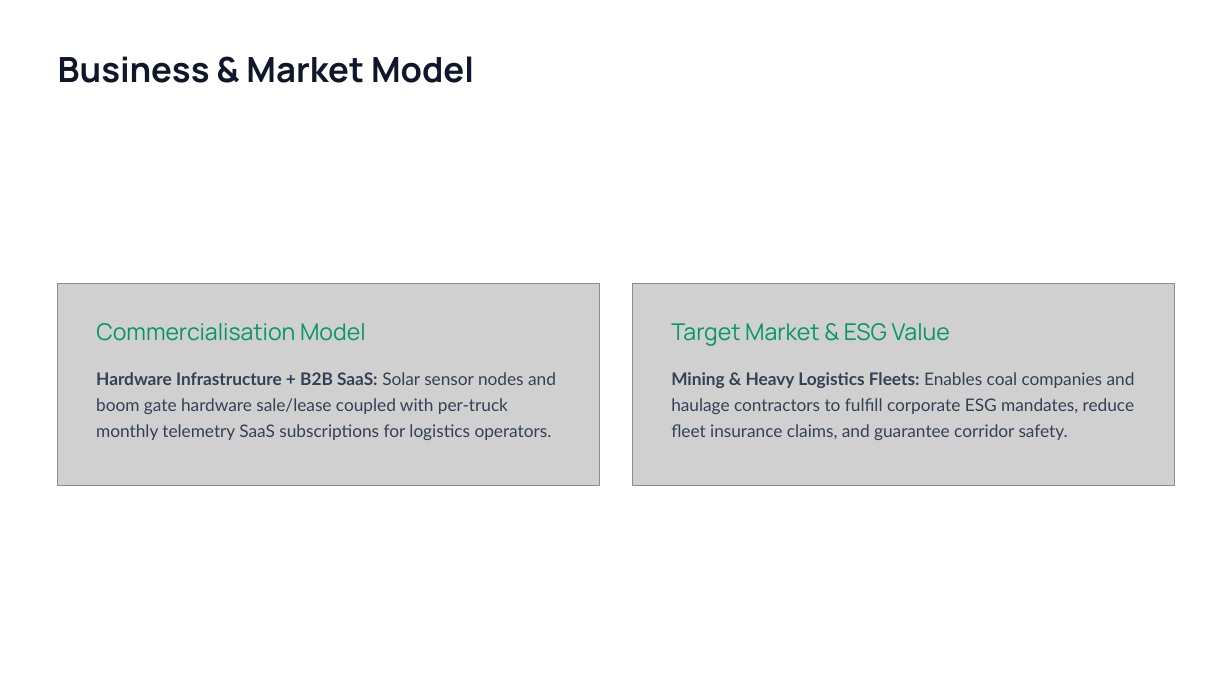
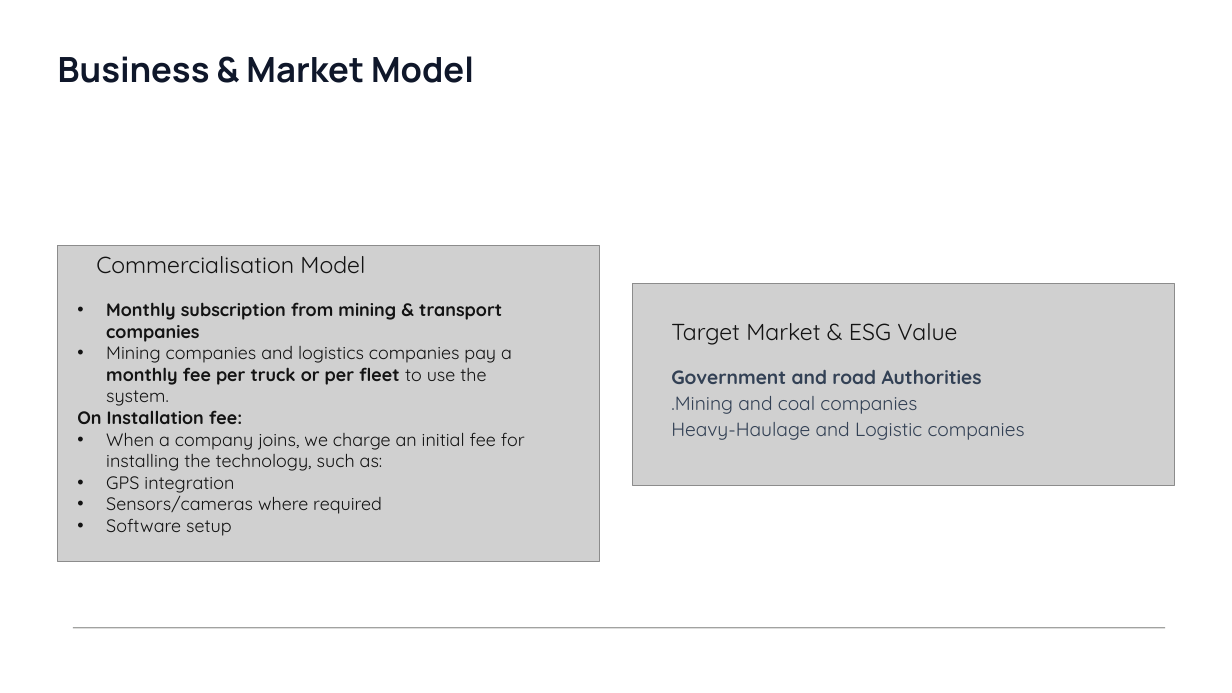
Before and after one commit to XCreators-Hack/mctseta-submission, a slide deck: slide 8 of Eco-Wild Guard Presentation.pptx (slide 9 before the commit). Drawn at 1232x693 pixels with LibreOffice and Linux fonts; fonts in the diff are those of the drawing; grey boxes stand for pictures; background and template pictures are left out. Boxes give left, top, right and bottom in pixels: in the first picture for what was removed or moved away, otherwise in the second. Text is boxed around its words. In the diff, an @@ line names an element or a change of style, - is before the commit and + after.

```diff
--- a/Eco-Wild Guard Presentation.pptx
+++ b/Eco-Wild Guard Presentation.pptx
@@ picture: place and size @@
-picture at [57,284,599,486]
+picture at [57,246,599,562]
@@ text "Commercialisation Model" at [96,256,365,274]: font Manrope to Quicksand, text colour #059669 to #131313 @@
@@ text "Commercialisation Model": place and size @@
-text "Commercialisation Model" at [96,323,366,341]
+text "Commercialisation Model" at [96,256,365,274]
@@ text at [77,302,525,536]: text changed; size 13.5 to 14 pt; font Lato to Quicksand; text colour #334155 to #131313 @@
-Hardware Infrastructure + B2B SaaS: Solar sensor nodes and boom gate hardware sale/lease coupled with per-truck monthly telemetry SaaS subscriptions for logistics operators.
+• Monthly subscription from mining & transport companies
+• Mining companies and logistics companies pay a monthly fee per truck or per fleet to use the system.
+On Installation fee:
+• When a company joins, we charge an initial fee for installing the technology, such as:
+• GPS integration
+• Sensors/cameras where required
+• Software setup
@@ text "Target Market & ESG Value" at [671,323,957,345]: font Manrope to Quicksand, text colour #059669 to #131313 @@
@@ text at [671,370,1025,440]: text changed; size 13.5 to 15 pt; font Lato to Quicksand @@
-Mining & Heavy Logistics Fleets: Enables coal companies and haulage contractors to fulfill corporate ESG mandates, reduce fleet insurance claims, and guarantee corridor safety.
+Government and road Authorities
+.Mining and coal companies
+Heavy-Haulage and Logistic companies
@@ line added from (1165, 628) to (73, 628), #444742 1 pt @@
```
Also in this commit, not shown: 7 other slides changed, 1 slide removed.
